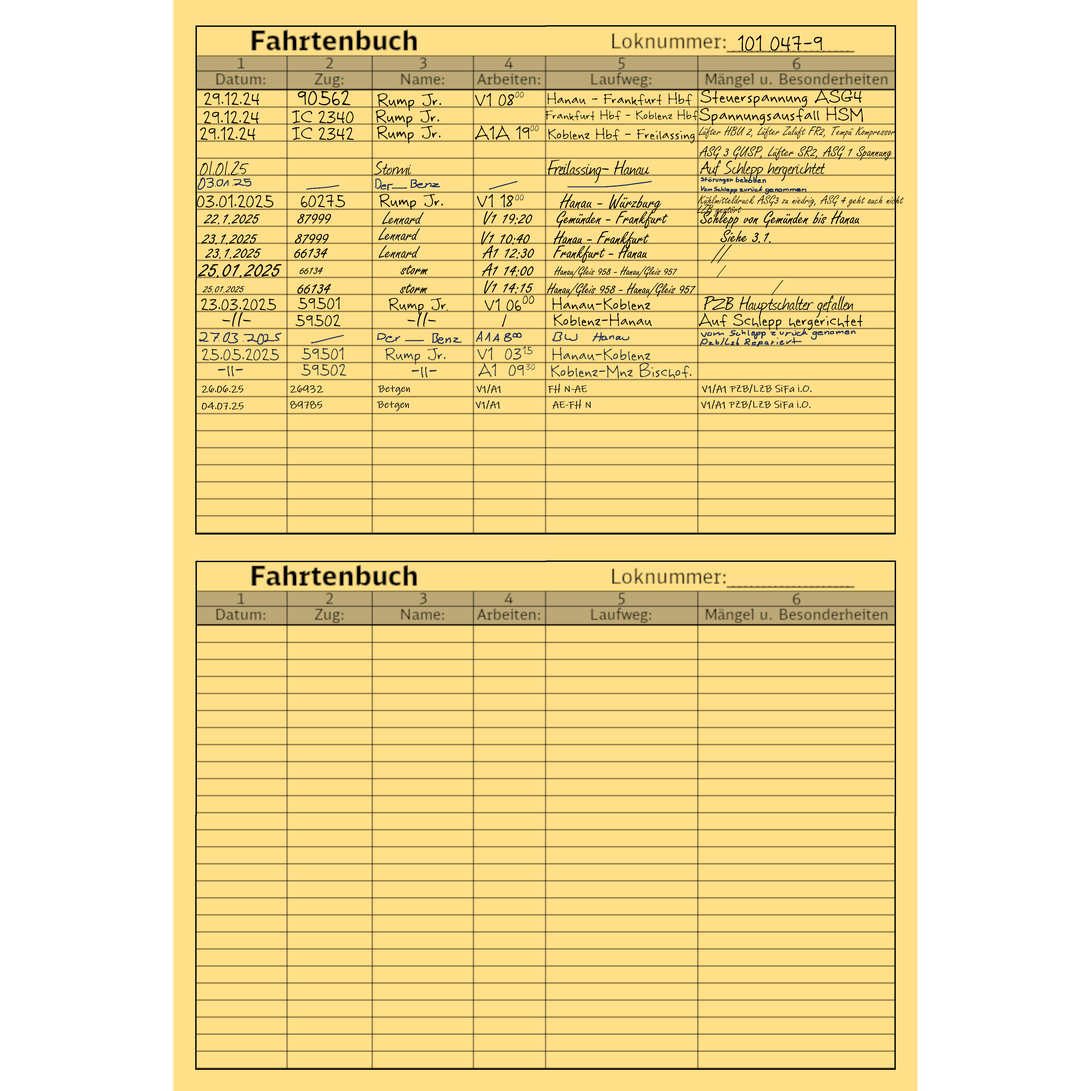
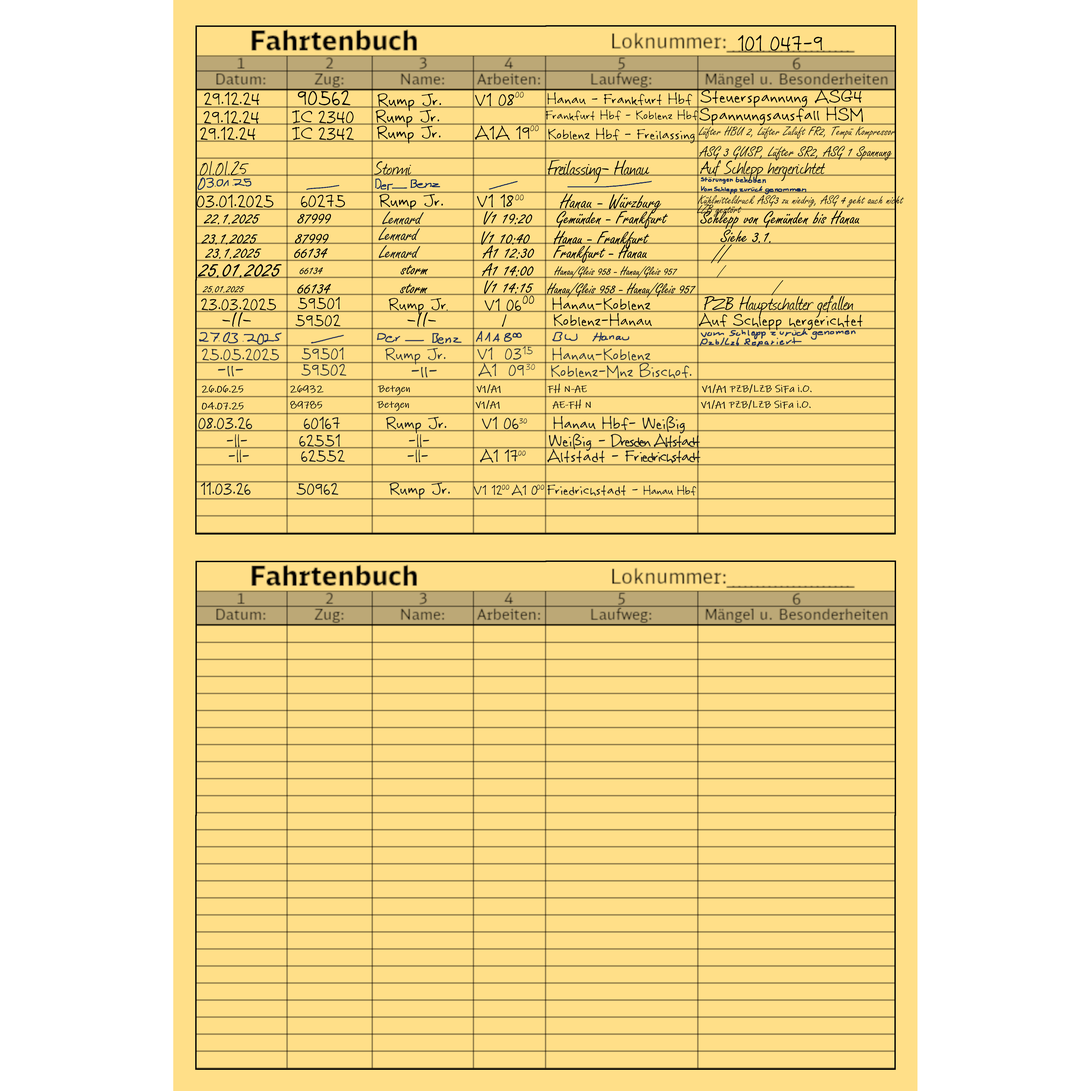
Revision of a layered 1091 × 1091 image; what changed, layer by layer:
added layer "00 00" above "11.03.26 50962 ..." over [502,484,545,490]
added layer "11.03.26 50962 ..." above "-||- 62552 ..." over [200,482,697,500]
added layer "-||- 62552 ..." above "-||- 62551 ..." over [228,449,702,464]
added layer "-||- 62551 ..." above "00" over [226,433,701,452]
added layer "00" above "30" over [518,450,526,456]
added layer "30" above "08.03.26 60167 ..." over [519,418,528,424]
added layer "08.03.26 60167 ..." above "Lennard #2" over [198,416,686,434]
